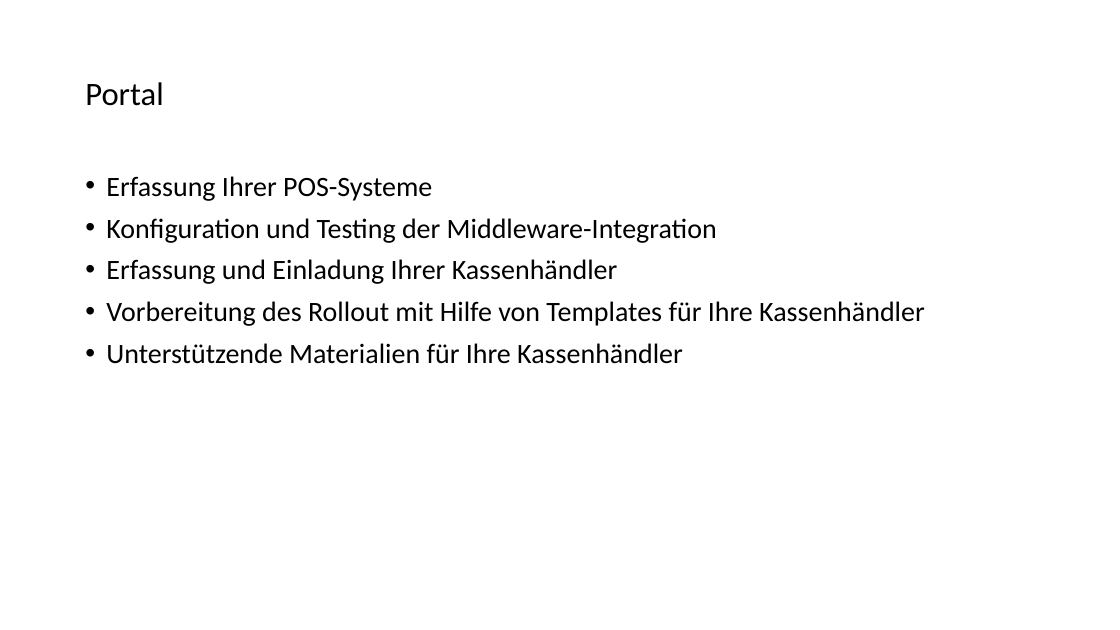
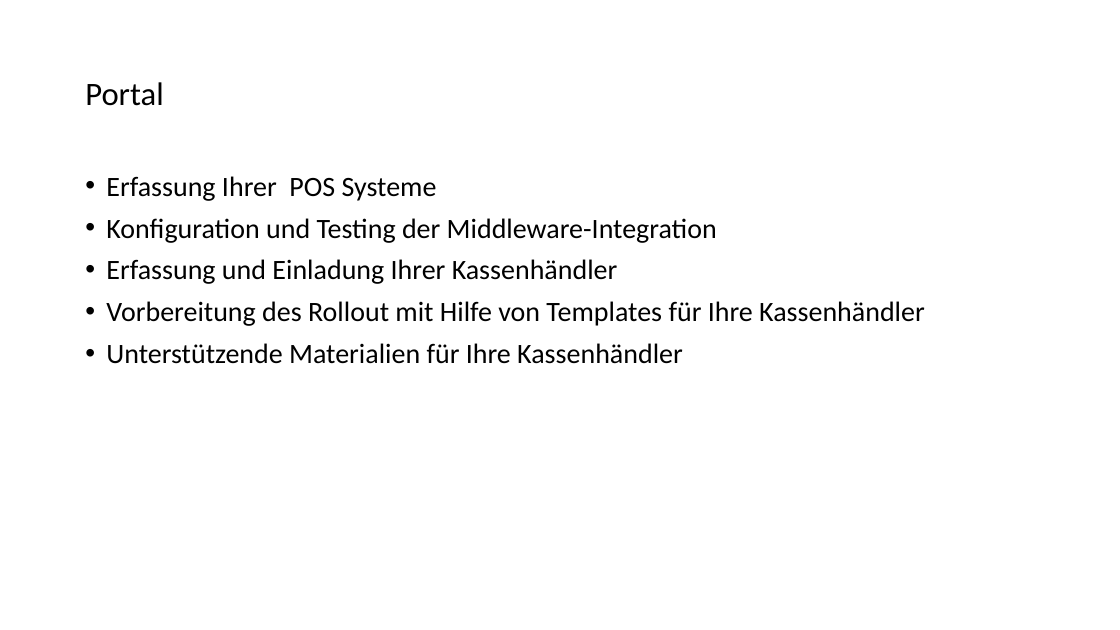
Before and after one commit to fiskaltrust/productdescription-de-doc, a slide deck: slide 18 of for-poscreators/presentation/onboarding_de.pptx. Drawn at 1120x630 pixels with LibreOffice and Linux fonts; fonts in the diff are those of the drawing. Boxes give left, top, right and bottom in pixels: in the first picture for what was removed or moved away, otherwise in the second. Text is boxed around its words. In the diff, an @@ line names an element or a change of style, - is before the commit and + after.

```diff
--- a/for-poscreators/presentation/onboarding_de.pptx
+++ b/for-poscreators/presentation/onboarding_de.pptx
@@ text at [106,176,437,201]: text changed @@
-• Erfassung Ihrer POS-Systeme
+• Erfassung Ihrer POS Systeme
```
Also in this commit, not shown: 1 other slide changed, 29 other files.
